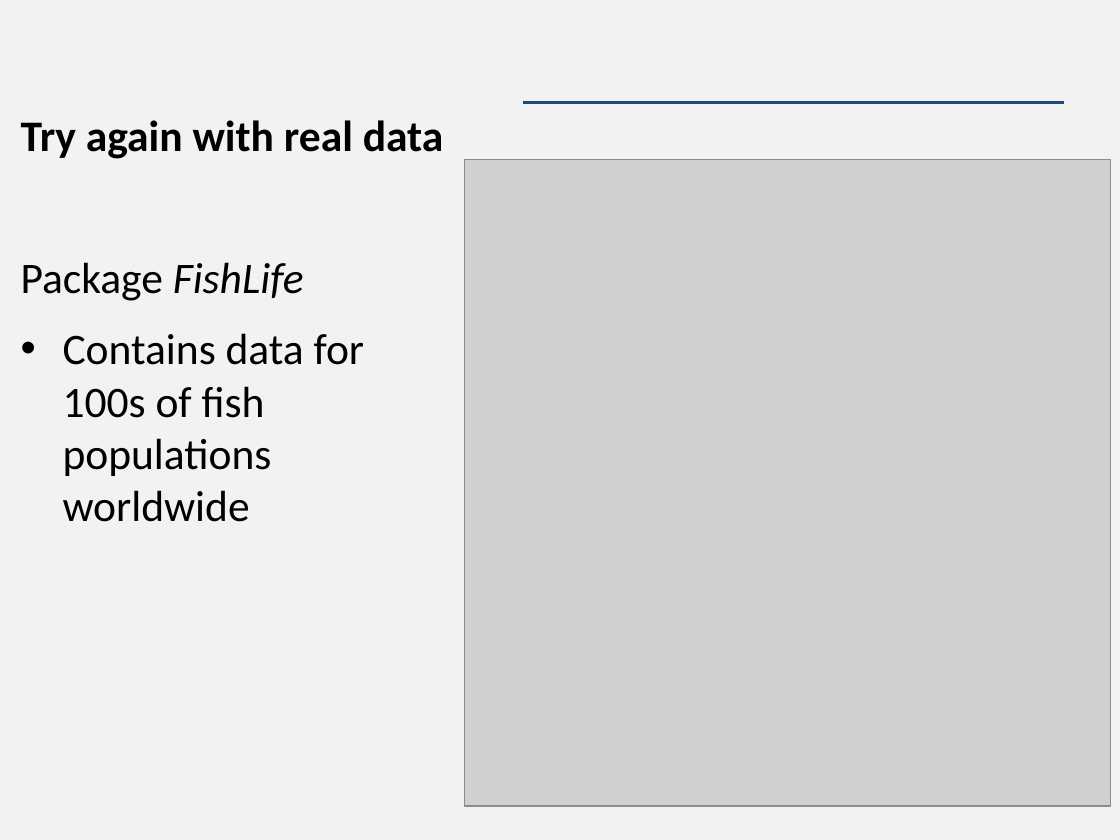
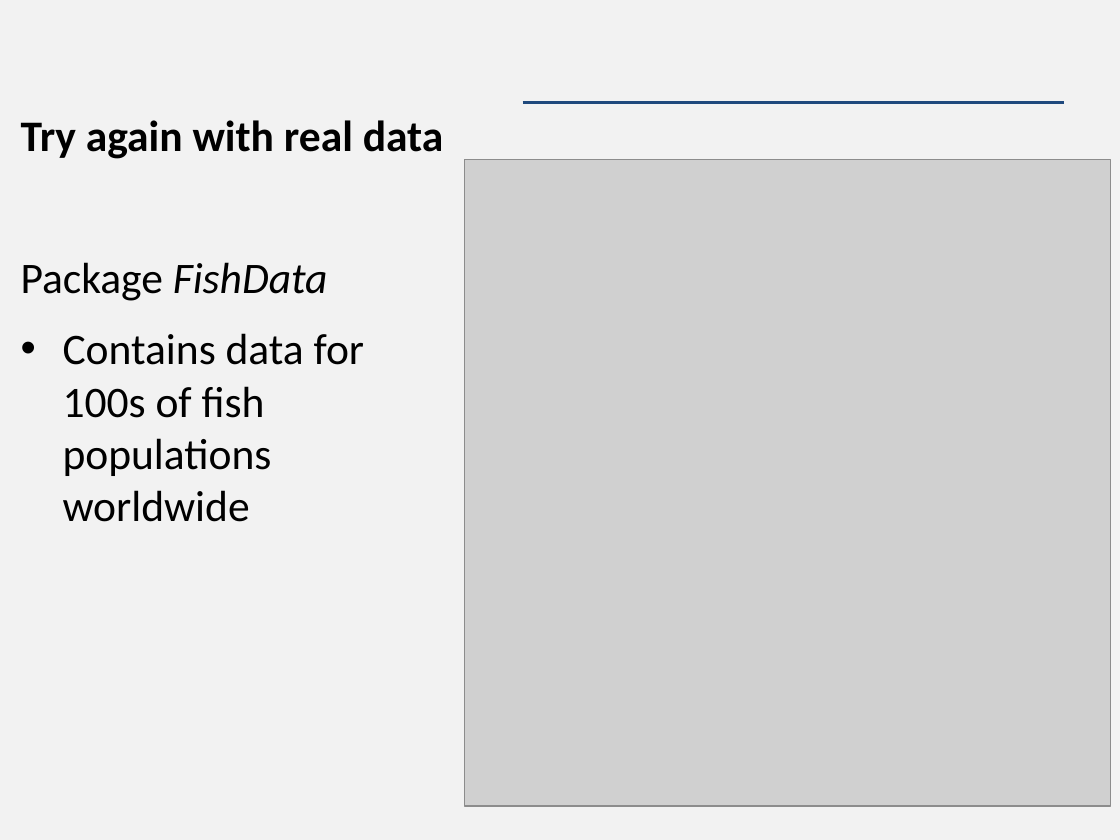
Before and after one commit to James-Thorson/2018_FSH556, a slide deck: slide 13 of Week 3 -- Temporal Models/Lab/Lab 3 -- Gompertz model.pptx. Drawn at 1120x840 pixels with LibreOffice and Linux fonts; fonts in the diff are those of the drawing; grey boxes stand for pictures. Boxes give left, top, right and bottom in pixels: in the first picture for what was removed or moved away, otherwise in the second. Text is boxed around its words. In the diff, an @@ line names an element or a change of style, - is before the commit and + after.

```diff
--- a/Week 3 -- Temporal Models/Lab/Lab 3 -- Gompertz model.pptx
+++ b/Week 3 -- Temporal Models/Lab/Lab 3 -- Gompertz model.pptx
@@ text at [21,262,328,301]: text changed @@
-Package FishLife
+Package FishData
```
Also in this commit, not shown: 1 other slide changed, 1 slide added, 6 other files.
